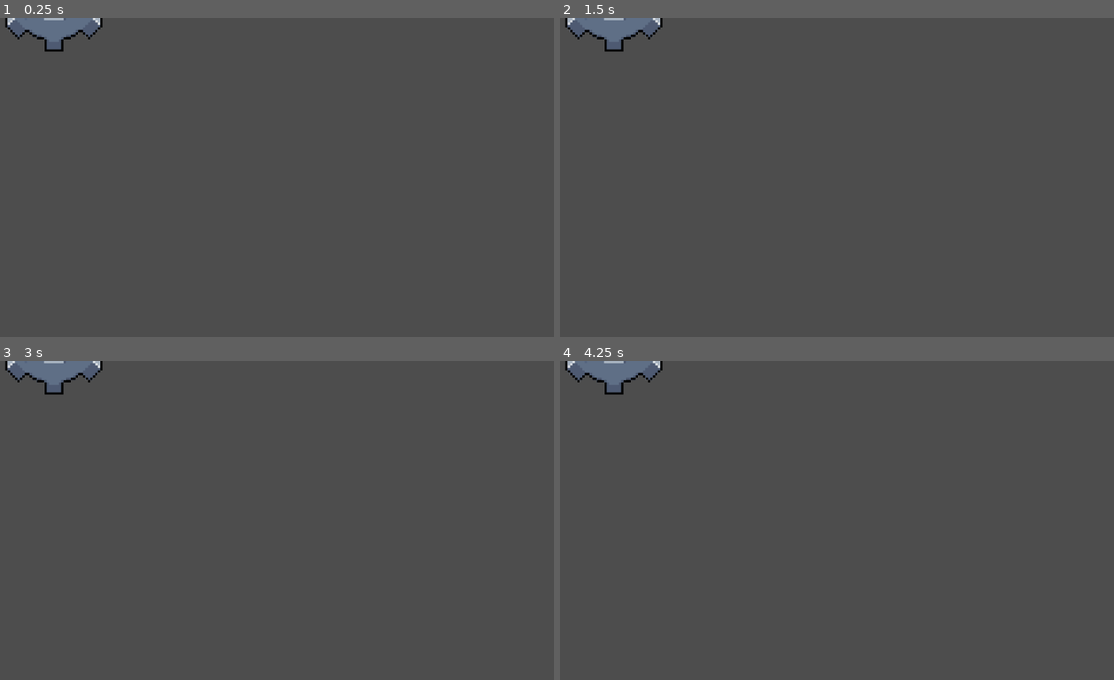
Above: before the commit, frames 1-4 (two rows, left to right).
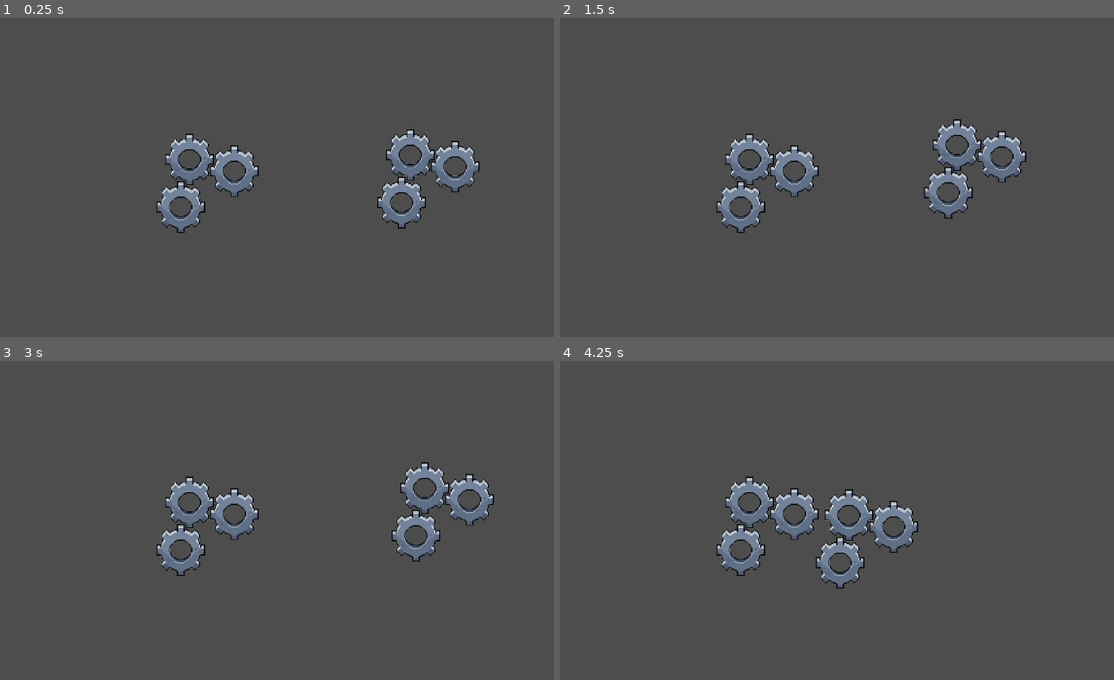
Above: after the commit, the same moments.

Repository: Cat-Crash/Catchanic
Game: Godot game, scene res://assets/scenes/puzzle.tscn
Same seed, same stepped clock (60 frames per second), same inputs: the game is played once before the commit and once after it. Before the commit the project starts from res://assets/scenes/puzzle_part.tscn.
Inputs (mouse positions are in pixels of both pictures, inside the frame that each line leads up to):
- Up to frame 1 (0.25 s): no input
- Up to frame 2 (1.5 s): click (986, 177) at 0.52 s; click (975, 167) at 1.27 s
- Up to frame 3 (3 s): click (415, 510) at 2.02 s; tap Enter at 2.75 s; move the mouse to (443, 520) at 2.77 s
- Up to frame 4 (4.25 s): tap Space at 3.5 s; move the mouse to (737, 558) at 3.52 s

The runs differ from the first frame. In frame 1, 5.6% of the frame differs, in the area x 0-87%, y 0-68%; in frame 2, 5.6%; in frame 3, 5.6%, in the area x 0-90%, y 0-68%; in frame 4, 5.6%.

Commit message:
proper collision

Diff:
--- a/assets/scenes/puzzle.tscn
+++ b/assets/scenes/puzzle.tscn
@@ -1,5 +1,13 @@
-[gd_scene format=3 uid="uid://uonn7pg0xbyj"]
+[gd_scene load_steps=2 format=3 uid="uid://uonn7pg0xbyj"]
+
+[ext_resource type="PackedScene" uid="uid://demakvrdx5qr8" path="res://assets/scenes/puzzle_part.tscn" id="1_hg3m7"]
 
 [node name="Puzzle" type="Node2D"]
 
 [node name="Camera2D" type="Camera2D" parent="."]
+
+[node name="PuzzlePart2" parent="." instance=ExtResource("1_hg3m7")]
+position = Vector2(224, -32)
+
+[node name="PuzzlePart" parent="." instance=ExtResource("1_hg3m7")]
+position = Vector2(-176, -24)
--- a/assets/scenes/puzzle_part.tscn
+++ b/assets/scenes/puzzle_part.tscn
@@ -1,25 +1,17 @@
-[gd_scene load_steps=4 format=3 uid="uid://vhxfqf0rxjbr"]
+[gd_scene load_steps=4 format=3 uid="uid://demakvrdx5qr8"]
 
 [ext_resource type="Script" path="res://assets/scripts/puzzle_part.gd" id="1_68t0x"]
 [ext_resource type="Texture2D" uid="uid://bqf0rxql0t207" path="res://assets/sprites/gear_placeholder.png" id="1_q6ens"]
 
-[sub_resource type="RectangleShape2D" id="RectangleShape2D_ygdr3"]
+[sub_resource type="RectangleShape2D" id="RectangleShape2D_il85d"]
 
-[node name="PuzzlePart" type="Node2D"]
+[node name="PuzzlePart" type="CharacterBody2D"]
+motion_mode = 1
 script = ExtResource("1_68t0x")
-moveX = true
-moveY = true
 snap = 50
 
-[node name="AnimatableBody2D" type="AnimatableBody2D" parent="."]
-scale = Vector2(0.25, 0.25)
-
-[node name="CollisionShape2D" type="CollisionShape2D" parent="AnimatableBody2D"]
-scale = Vector2(90, 90)
-shape = SubResource("RectangleShape2D_ygdr3")
-
 [node name="Sprite2D" type="Sprite2D" parent="."]
-scale = Vector2(0.25, 0.25)
+scale = Vector2(0.1, 0.1)
 texture = ExtResource("1_q6ens")
 
 [node name="Button" type="Button" parent="Sprite2D"]
@@ -34,6 +26,11 @@
 grow_horizontal = 2
 grow_vertical = 2
 action_mode = 0
+metadata/_edit_use_anchors_ = true
+
+[node name="CollisionShape2D" type="CollisionShape2D" parent="."]
+scale = Vector2(9, 9)
+shape = SubResource("RectangleShape2D_il85d")
 
 [connection signal="button_down" from="Sprite2D/Button" to="." method="_on_button_button_down"]
 [connection signal="button_up" from="Sprite2D/Button" to="." method="_on_button_button_up"]
--- a/assets/scripts/puzzle_part.gd
+++ b/assets/scripts/puzzle_part.gd
@@ -1,25 +1,31 @@
-extends Node2D
+extends CharacterBody2D
 
 @export var moveX: bool
 @export var moveY: bool
 @export var snap: int
 
+@onready var up_cast = $AnimatableBody2D/UpCast
+@onready var down_cast = $AnimatableBody2D/DownCast
+@onready var left_cast = $AnimatableBody2D/LeftCast
+@onready var right_cast = $AnimatableBody2D/RightCast
+
+var snapVect: Vector2
 var selected: bool = false
-var realPos: Vector2
+
+func _ready():
+	snapVect = Vector2(snap, snap)
 
 func _process(delta):
-	position = realPos.snapped(Vector2(snap, snap))
+	if not selected: return
 
-func _input(event):
-	if event is InputEventMouseMotion and selected:
-		var mouseDelta: Vector2 = event.relative
-		if moveX: realPos.x += mouseDelta.x
-		if moveY: realPos.y += mouseDelta.y
+	var currPos: Vector2 = self.global_position
+	var mousePos: Vector2 = get_global_mouse_position().snapped(snapVect)
 
+	velocity = (mousePos - currPos) / delta
+	move_and_slide()
 
 func _on_button_button_down():
 	selected = true
-	realPos = position
 
 func _on_button_button_up():
 	selected = false
--- a/project.godot
+++ b/project.godot
@@ -11,7 +11,7 @@
 [application]
 
 config/name="Cat-crash-mvp"
-run/main_scene="res://assets/scenes/puzzle_part.tscn"
+run/main_scene="res://assets/scenes/puzzle.tscn"
 config/features=PackedStringArray("4.2", "Forward Plus")
 config/icon="res://icon.svg"
 
